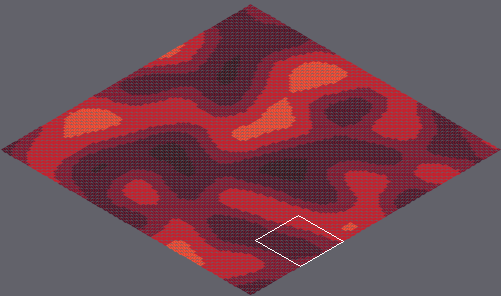
One commit to this Tiled map: marswars/resources/mapAssets/loadmap.tmx. Above: a wide view before the commit, with the close-up outlined.
Close-up. As it was:
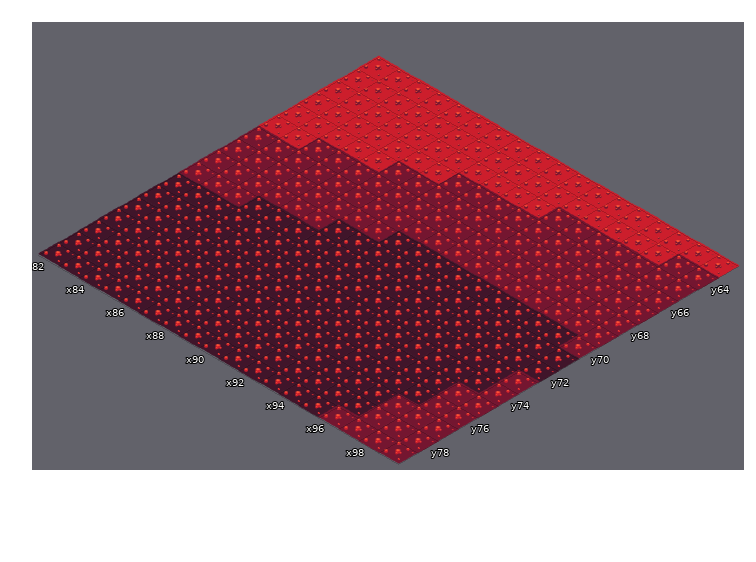
Cells are 55x32 px. Isometric: x runs down to the right, y down to the left. Shown: x 82..99, y 63..79. The commit also changed other parts of the map, which this record leaves out.
And afterwards:
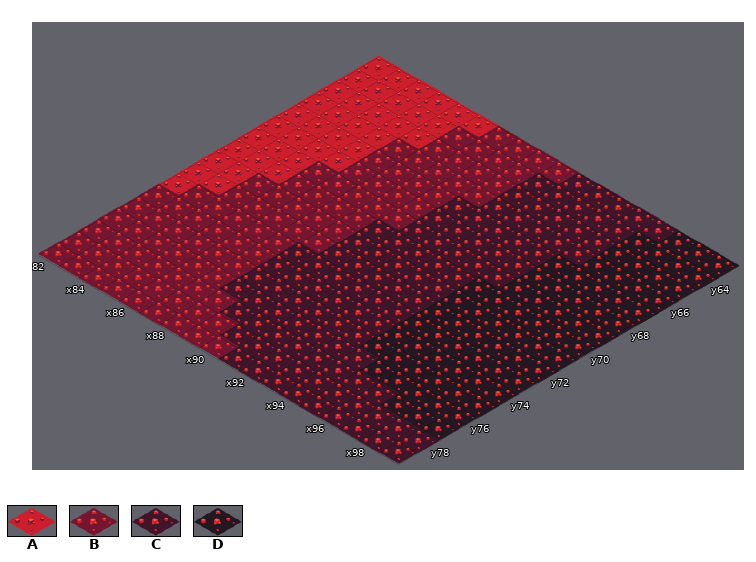
Key: from "tileset1": A 11 "mars007", B 12 "mars008", C 13 "mars009", D 14 "mars010".
_ is an empty cell.
From old to new:
Layer "Tile Layer 1":
y 63: x 88..99 AAAAAAAAAAAA -> BBBBCCCCCDDD
y 64: x 87..99 AAAAAAAAAAABB -> BBBBCCCCCDDDD
y 65: x 87..99 AAAAAABBBBBBB -> BBBBCCCCCDDDD
y 66: x 86..88 AAA -> BBB; x 91..99 BBBBBBBBB -> CCCCCDDDD
y 67: x 86 A -> B; x 90..99 BBBBBBBBBB -> CCCCCDDDDD
y 68: x 84..85 BB -> AA; x 90..99 BBBBBBBBBB -> CCCCCDDDDD
y 69: x 82..84 BBB -> AAA; x 90..99 BBBBBBBBBB -> CCCCCDDDDD
y 70: x 82..84 BBB -> AAA; x 89 B -> C; x 94..99 CCCCCB -> DDDDDD
y 71: x 82..83 BB -> AA; x 88 C -> B; x 94..99 CCCCCC -> DDDDDD
y 72: x 82..83 BB -> AA; x 85..88 CCCC -> BBBB; x 94..99 CCCCCC -> DDDDDD
y 73: x 82..87 CCCCCC -> ABBBBB; x 94..99 CCCCCB -> DDDDDD
y 74: x 82..87 CCCCCC -> BBBBBB; x 94..99 CCCCCB -> DDDDDD
y 75: x 82..87 CCCCCC -> BBBBBB; x 94..99 CCCCBB -> DDDDDD
y 76: x 82..87 CCCCCC -> BBBBBB; x 95..99 CCCBB -> DDDDD
y 77: x 82..88 CCCCCCC -> BBBBBBB; x 97..99 BBB -> DDD
y 78: x 82..89 CCCCCCCC -> BBBBBBBB; x 97..99 BBB -> CCC
y 79: x 82..90 CCCCCCCCC -> BBBBBBBBB; x 96..99 BBBB -> CCCC
